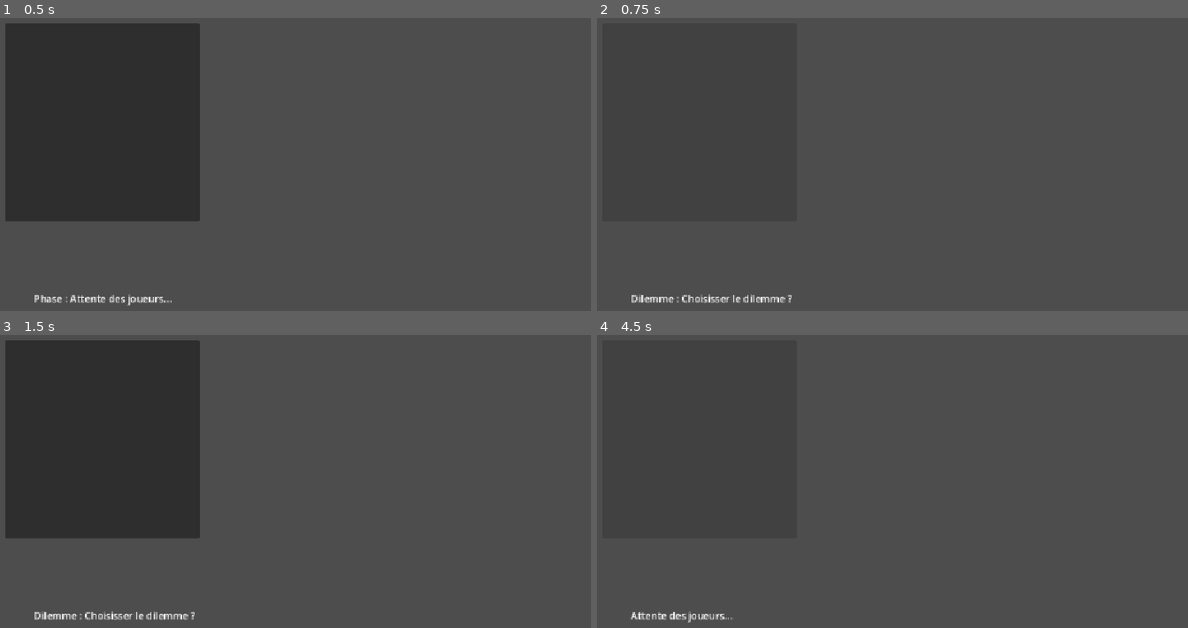
Above: before the commit, frames 1-4 (two rows, left to right).
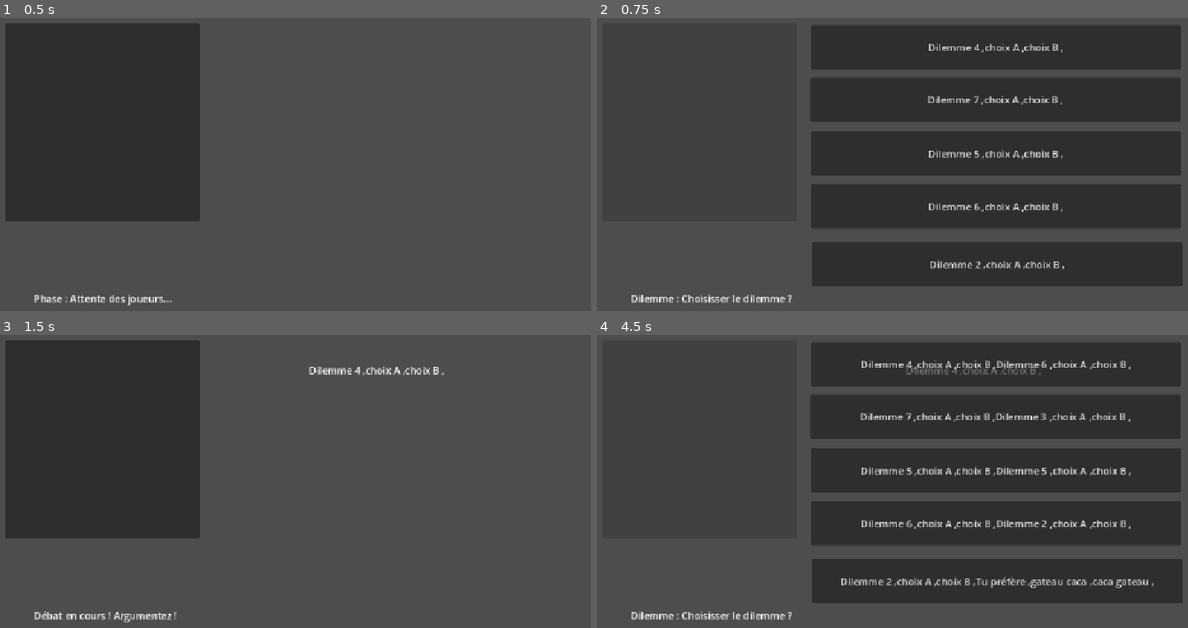
Above: after the commit, the same moments.

Repository: Alvivaldi/pick-a-side
Game: Godot game, scene res://Main scene/main.tscn
Two runs of this game, one before a commit and one after it. Both use one fixed random seed, a clock stepped at 60 frames per second and the inputs below.
Inputs (mouse positions are in pixels of both pictures, inside the frame that each line leads up to):
- Up to frame 1 (0.5 s): no input
- Up to frame 2 (0.75 s): click (697, 123) at 0.5 s
- Up to frame 3 (1.5 s): click (401, 364) at 1.25 s, where only the run after the commit has a clickable "Dilemme 4 ,choix A ,choix B ,"
- Up to frame 4 (4.5 s): click (697, 440) at 2 s; click (697, 440) at 2.75 s; tap Enter at 3.5 s; tap Space at 4.25 s

Frame 1 is identical in both runs. In frame 2, 46% of the frame differs, in the area x 36-100%, y 2-92%; in frame 3, 0.8%; in frame 4, 45%.

Commit message:
Chois dilemme

Diff:
--- /dev/null
+++ b/Main scene/cont_boutons.gd
@@ -0,0 +1,37 @@
+extends Node2D
+var dilemme_choisi :int
+signal choix_fait
+
+# Called when the node enters the scene tree for the first time.
+func _ready() -> void:
+	pass # Replace with function body.
+
+
+# Called every frame. 'delta' is the elapsed time since the previous frame.
+func _process(delta: float) -> void:
+	pass
+
+
+func _on_dilemme_1_pressed() -> void:
+	dilemme_choisi =1
+	emit_signal("choix_fait")
+
+
+func _on_dilemme_2_pressed() -> void:
+	dilemme_choisi =2
+	emit_signal("choix_fait")
+
+
+func _on_dilemme_3_pressed() -> void:
+	dilemme_choisi =3
+	emit_signal("choix_fait")
+
+
+func _on_dilemme_4_pressed() -> void:
+	dilemme_choisi =4
+	emit_signal("choix_fait")
+
+
+func _on_dilemme_5_pressed() -> void:
+	dilemme_choisi =5
+	emit_signal("choix_fait")
--- a/Main scene/dilemme_gen.gd
+++ b/Main scene/dilemme_gen.gd
@@ -3,9 +3,9 @@
 
 var dict_dilemme=[
 	{
-		"dilemme":"Dilemme 1",
-		"choixA":"choix A",
-		"choixB":"choix B"
+		"dilemme":"Tu préfère",
+		"choixA":"gateau caca",
+		"choixB":"caca gateau"
 	},
 	{
 		"dilemme":"Dilemme 2",
@@ -48,11 +48,29 @@
 func _process(delta: float) -> void:
 	pass
 
+#met en forme dictionnaire
+func mise_en_forme(di) :
+	var text=""
+	for el in di:
+		# print(el)
+		for cle in el:
+			text+=el[cle]+" ,"
+			# print(el[cle])
+		text+="\n"
+	return text
+
+#renvoi tableau avec en premier, la mise en forme des n dilemmes, puis le dict des n dilemmes
 func get_random_dilemme_list(nb: int):
 	var dilemme_list=[]
 	var used_dilemme=[]
 
 	for i in range(nb):
-		var dilemme =randi_range(0,dict_dilemme.size())
+		while true:
+			var dilemme =randi_range(0,dict_dilemme.size()-1)
+			if ( dict_dilemme[dilemme] not in used_dilemme):
+				dilemme_list.append(dict_dilemme[dilemme])
+				used_dilemme.append(dilemme_list[i])
+				break
+	print(dilemme_list)
 
-		print(dilemme)
+	return [mise_en_forme(dilemme_list),dilemme_list]
--- a/Main scene/main.gd
+++ b/Main scene/main.gd
@@ -4,10 +4,22 @@
 var current_state: GameState = GameState.WAITING_PLAYERS
 @onready var LabelD = $Liste_D
 @onready var Dilemmes = $DilemmeGen.dict_dilemme
+@onready var DilemmeGen=$DilemmeGen
+@onready var CBoutons=$ContBoutons
 func _ready():
 	# Le symbole '$' permet d'accéder directement à un nœud enfant.
 	# C'est comme un document.getElementById() en JS.
 	$Label.text = "Phase : Attente des joueurs..."
+	hide_dilemme()
+
+
+func hide_dilemme():
+	if (CBoutons.visible==true):
+		CBoutons.hide()
+	else:
+		CBoutons.show()
+
+
 
 func change_state(new_state: GameState):
 	current_state = new_state
@@ -49,13 +61,19 @@
 	# On donne l'ordre à notre serveur d'envoyer ça à tout le monde
 	$NetworkServer.envoyer_a_tous(colis)
 
-
+var dilemmes
 func Display_Dilemme():
+	hide_dilemme()
 	pass
-	# var liste=[]
-	# for i in range(3) :
-	# 	liste[i]=randi_range(0,(Dilemmes))
-	# print(liste)
+	var reponse=DilemmeGen.get_random_dilemme_list(5)
+	var texte=reponse[0]
+	dilemmes=reponse[1]
+	var i=0
+	for el in dilemmes:
+		for cle in el:
+			CBoutons.get_child(i).text+=el[cle]+" ,"
+		i+=1
+	# LabelD.text=texte
 
 
 
@@ -82,3 +100,20 @@
 
 	else:
 		print("Vote ignoré : ce n'est pas le moment de voter !")
+
+func mise_en_forme_dic(dic):
+	var text=""
+	for cle in dic:
+		text+=dic[cle]+" ,"
+	return text
+
+
+func _on_cont_boutons_choix_fait() -> void:
+	var dilemme_choisi=dilemmes[CBoutons.dilemme_choisi-1]
+	print(dilemme_choisi)
+	hide_dilemme()
+	# LabelD.text=DilemmeGen.mise_en_forme()
+	var texte=mise_en_forme_dic(dilemme_choisi)
+	LabelD.text=texte
+	$Button.pressed.emit()
+	print(texte)
--- a/Main scene/main.tscn
+++ b/Main scene/main.tscn
@@ -3,6 +3,7 @@
 [ext_resource type="Script" uid="uid://dyquy7selykic" path="res://Main scene/main.gd" id="1_3dcda"]
 [ext_resource type="Script" uid="uid://dsbvggxv6ngbp" path="res://Main scene/network_server.gd" id="2_g3q3t"]
 [ext_resource type="Script" uid="uid://rpj373pmilnn" path="res://Main scene/dilemme_gen.gd" id="3_t6lx1"]
+[ext_resource type="Script" uid="uid://blsnmfi4f6bvf" path="res://Main scene/cont_boutons.gd" id="4_tjwe2"]
 
 [node name="Main" type="Control" unique_id=916423008]
 layout_mode = 3
@@ -41,5 +42,44 @@
 offset_right = 997.0
 offset_bottom = 257.0
 
+[node name="ContBoutons" type="Node2D" parent="." unique_id=1907059611]
+script = ExtResource("4_tjwe2")
+
+[node name="Dilemme1" type="Button" parent="ContBoutons" unique_id=1235249035]
+offset_left = 489.0
+offset_top = 26.0
+offset_right = 1092.0
+offset_bottom = 98.0
+
+[node name="Dilemme2" type="Button" parent="ContBoutons" unique_id=1521193481]
+offset_left = 488.0
+offset_top = 111.0
+offset_right = 1091.0
+offset_bottom = 183.0
+
+[node name="Dilemme3" type="Button" parent="ContBoutons" unique_id=1645538825]
+offset_left = 489.0
+offset_top = 199.0
+offset_right = 1092.0
+offset_bottom = 271.0
+
+[node name="Dilemme4" type="Button" parent="ContBoutons" unique_id=1270150646]
+offset_left = 489.0
+offset_top = 285.0
+offset_right = 1092.0
+offset_bottom = 357.0
+
+[node name="Dilemme5" type="Button" parent="ContBoutons" unique_id=1481142932]
+offset_left = 491.0
+offset_top = 379.0
+offset_right = 1094.0
+offset_bottom = 451.0
+
 [connection signal="pressed" from="Button" to="." method="_on_button_pressed"]
 [connection signal="un_joueur_a_vote" from="NetworkServer" to="." method="_on_network_server_un_joueur_a_vote"]
+[connection signal="choix_fait" from="ContBoutons" to="." method="_on_cont_boutons_choix_fait"]
+[connection signal="pressed" from="ContBoutons/Dilemme1" to="ContBoutons" method="_on_dilemme_1_pressed"]
+[connection signal="pressed" from="ContBoutons/Dilemme2" to="ContBoutons" method="_on_dilemme_2_pressed"]
+[connection signal="pressed" from="ContBoutons/Dilemme3" to="ContBoutons" method="_on_dilemme_3_pressed"]
+[connection signal="pressed" from="ContBoutons/Dilemme4" to="ContBoutons" method="_on_dilemme_4_pressed"]
+[connection signal="pressed" from="ContBoutons/Dilemme5" to="ContBoutons" method="_on_dilemme_5_pressed"]
Not shown, added: Main scene/cont_boutons.gd.uid
